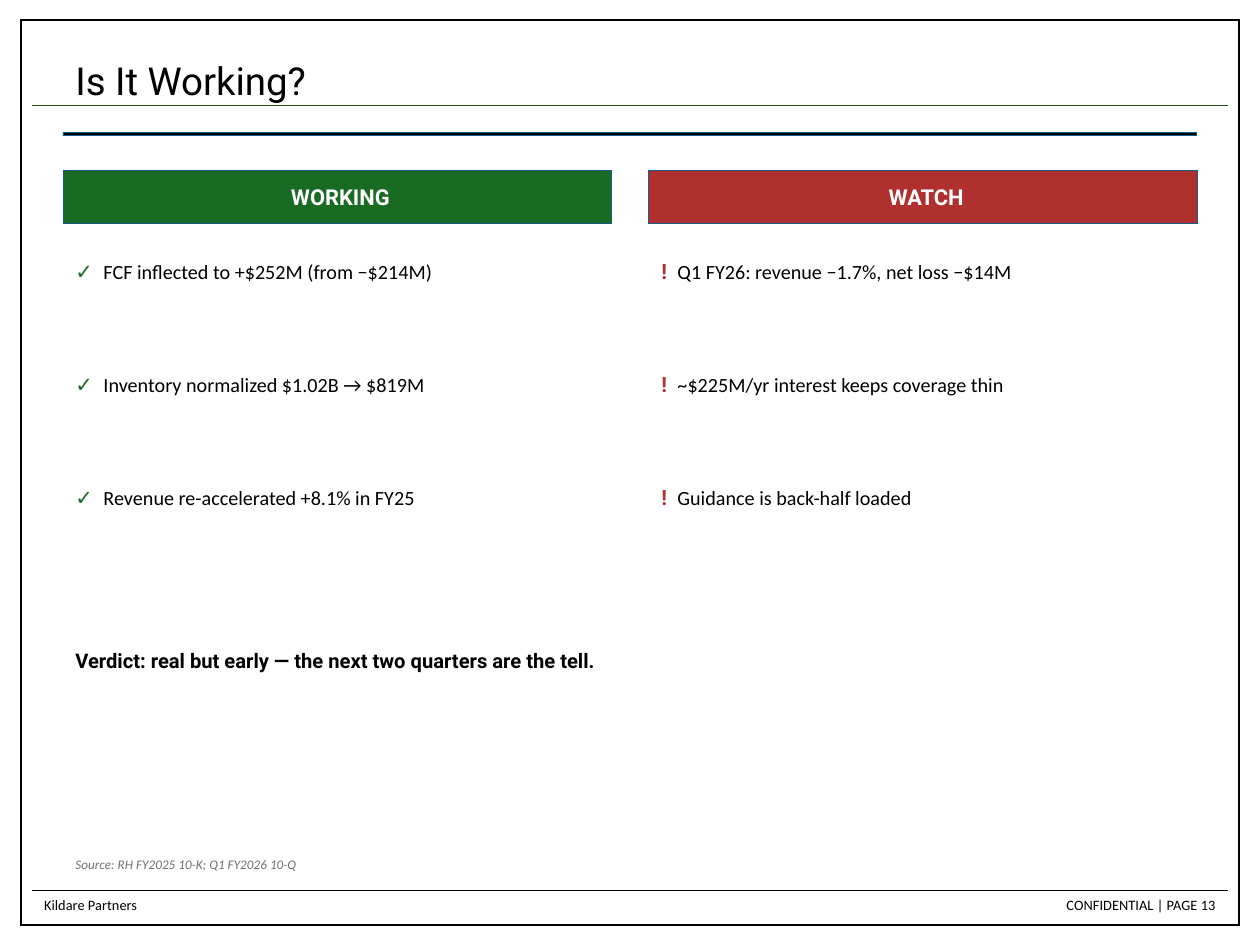
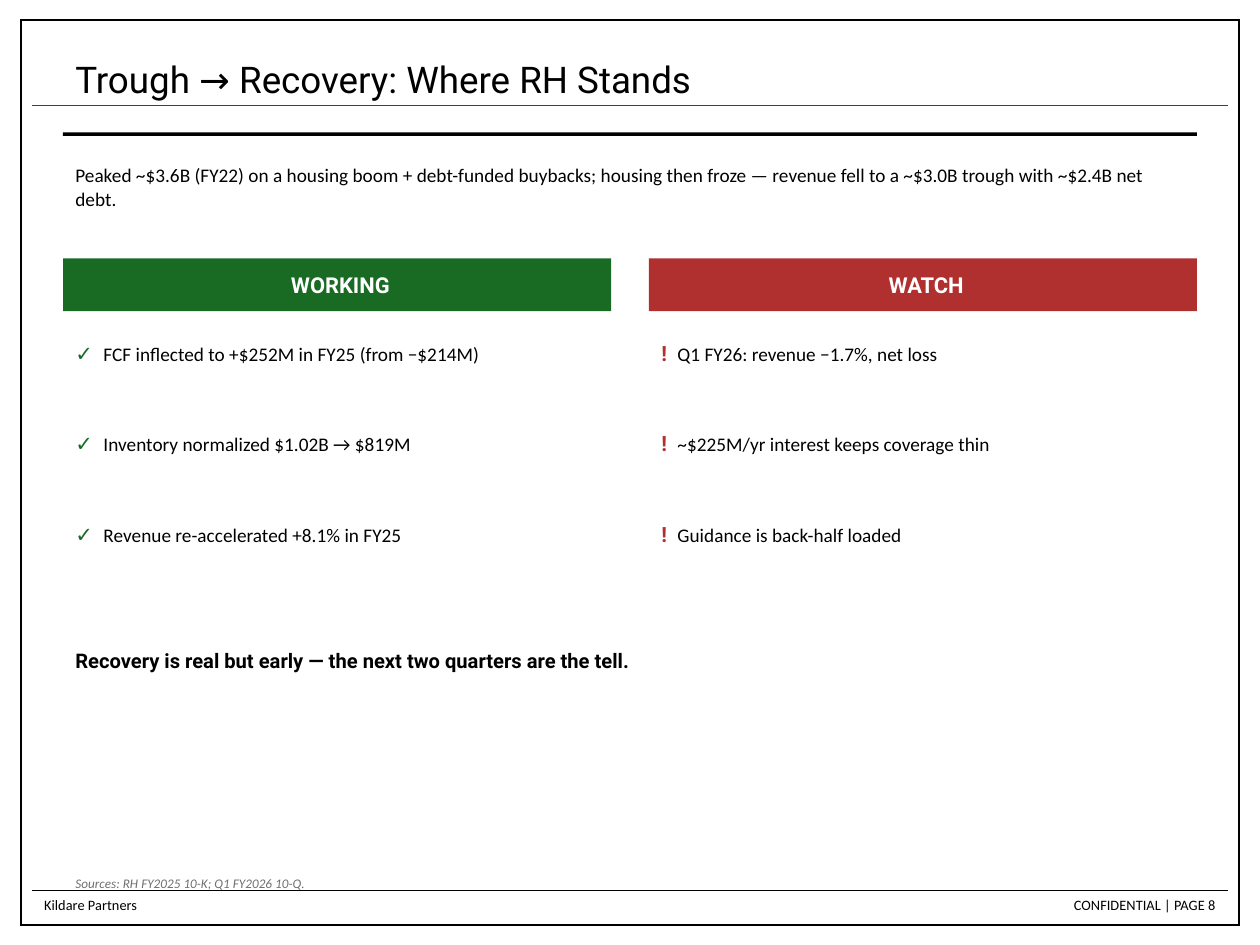
Before and after one commit to dchen88888/Nike-Stock-Pitch, a slide deck: slide 8 of RH_Stock_Pitch_updated.pptx (slide 13 before the commit). Drawn at 1260x945 pixels with LibreOffice and Linux fonts; fonts in the diff are those of the drawing. Boxes give left, top, right and bottom in pixels: in the first picture for what was removed or moved away, otherwise in the second. Text is boxed around its words. In the diff, an @@ line names an element or a change of style, - is before the commit and + after.

```diff
--- a/RH_Stock_Pitch_updated.pptx
+++ b/RH_Stock_Pitch_updated.pptx
@@ text at bbox=[75, 65, 691, 101]: text changed; size 22 to 21 pt @@
-Is It Working?
+Trough → Recovery: Where RH Stands
@@ text added at bbox=[75, 168, 1143, 206], 11 pt, text #000000 @@
+Peaked ~$3.6B (FY22) on a housing boom + debt-funded buybacks; housing then froze — revenue fell to a ~$3.0B trough with ~$2.4B net debt.
@@ rectangle "WORKING": place and size @@
-rectangle "WORKING" at bbox=[63, 170, 611, 223]
+rectangle "WORKING" at bbox=[63, 258, 611, 311]
@@ rectangle "WATCH": place and size @@
-rectangle "WATCH" at bbox=[649, 170, 1197, 223]
+rectangle "WATCH" at bbox=[649, 258, 1197, 311]
@@ text at bbox=[103, 347, 479, 364]: text changed; size 11.5 to 11 pt @@
-✓ FCF inflected to +$252M (from −$214M)
+✓ FCF inflected to +$252M in FY25 (from −$214M)
@@ text at bbox=[677, 347, 938, 364]: text changed; size 11.5 to 11 pt @@
-! Q1 FY26: revenue −1.7%, net loss −$14M
+! Q1 FY26: revenue −1.7%, net loss
@@ text "✓ Inventory normalized $1.02B → ...": place and size @@
-text "✓ Inventory normalized $1.02B → ..." at bbox=[103, 378, 424, 396]
+text "✓ Inventory normalized $1.02B → ..." at bbox=[103, 437, 411, 454]
@@ size 11.5 to 11 pt in 4 elements at bbox=[103, 528, 401, 542], bbox=[677, 528, 902, 542], bbox=[103, 437, 411, 454], bbox=[677, 437, 989, 455] @@
@@ text "! ~$225M/yr interest keeps coverage ...": place and size @@
-text "! ~$225M/yr interest keeps coverage ..." at bbox=[677, 378, 1004, 396]
+text "! ~$225M/yr interest keeps coverage ..." at bbox=[677, 437, 989, 455]
@@ text "✓ Revenue re-accelerated +8.1% in ...": place and size @@
-text "✓ Revenue re-accelerated +8.1% in ..." at bbox=[103, 491, 414, 505]
+text "✓ Revenue re-accelerated +8.1% in ..." at bbox=[103, 528, 401, 542]
@@ text "! Guidance is back-half loaded": place and size @@
-text "! Guidance is back-half loaded" at bbox=[677, 491, 911, 505]
+text "! Guidance is back-half loaded" at bbox=[677, 528, 902, 542]
@@ text at bbox=[75, 653, 629, 673]: text changed @@
-Verdict: real but early — the next two quarters are the tell.
+Recovery is real but early — the next two quarters are the tell.
@@ text at bbox=[75, 879, 305, 891]: text changed @@
-Source: RH FY2025 10-K; Q1 FY2026 10-Q
+Sources: RH FY2025 10-K; Q1 FY2026 10-Q.
@@ page number at bbox=[1074, 900, 1215, 910]: text changed @@
-CONFIDENTIAL | PAGE 13
+CONFIDENTIAL | PAGE 8
```
Also in this commit, not shown: 1 other slide changed, 2 slides added, 4 slides removed, 1 other file.
